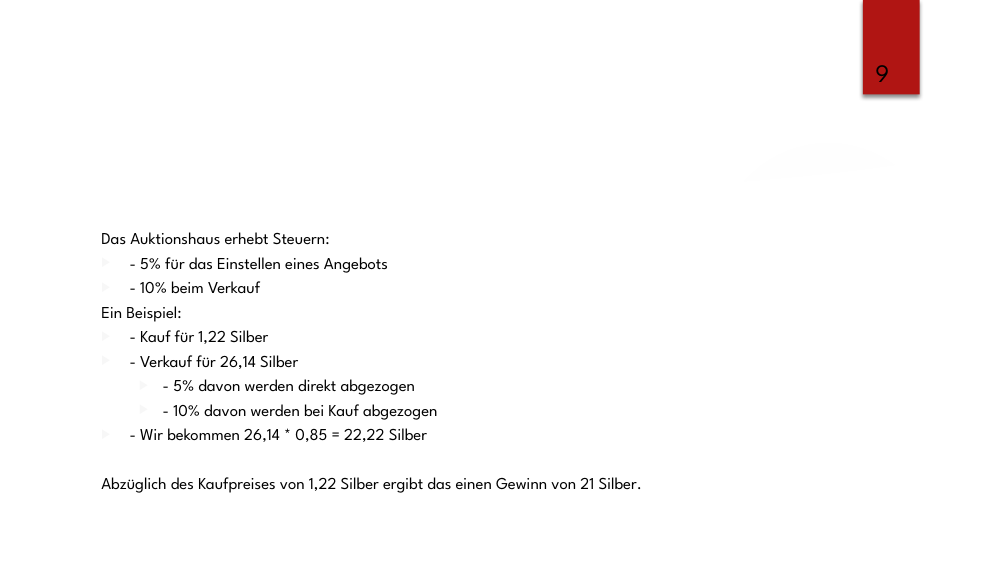
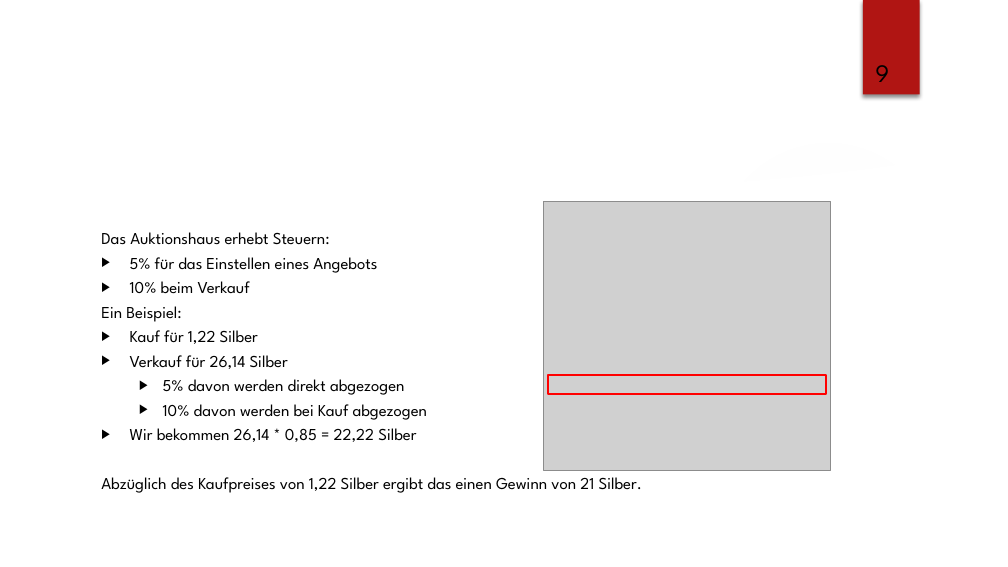
Before and after one commit to lz039/Gw2Trading, a slide deck: slide 9 of reports/presentation_custom_design.pptx. Drawn at 1008x567 pixels with LibreOffice and Linux fonts; fonts in the diff are those of the drawing; grey boxes stand for pictures; background and template pictures are left out. Boxes give left, top, right and bottom in pixels: in the first picture for what was removed or moved away, otherwise in the second. Text is boxed around its words. In the diff, an @@ line names an element or a change of style, - is before the commit and + after.

```diff
--- a/reports/presentation_custom_design.pptx
+++ b/reports/presentation_custom_design.pptx
@@ picture added at (544, 202, 832, 471) @@
@@ text at (130, 257, 377, 294): text changed @@
-▶ - 5% für das Einstellen eines Angebots
-▶ - 10% beim Verkauf
+▶ 5% für das Einstellen eines Angebots
+▶ 10% beim Verkauf
@@ text at (130, 330, 428, 442): text changed @@
-▶ - Kauf für 1,22 Silber
-▶ - Verkauf für 26,14 Silber
-  ▶ - 5% davon werden direkt abgezogen
-  ▶ - 10% davon werden bei Kauf abgezogen
-▶ - Wir bekommen 26,14 * 0,85 = 22,22 Silber
+▶ Kauf für 1,22 Silber
+▶ Verkauf für 26,14 Silber
+  ▶ 5% davon werden direkt abgezogen
+  ▶ 10% davon werden bei Kauf abgezogen
+▶ Wir bekommen 26,14 * 0,85 = 22,22 Silber
@@ rectangle added at (548, 375, 827, 394), outline #FF0000 1.5 pt @@
```
Also in this commit, not shown: 17 other slides changed.
